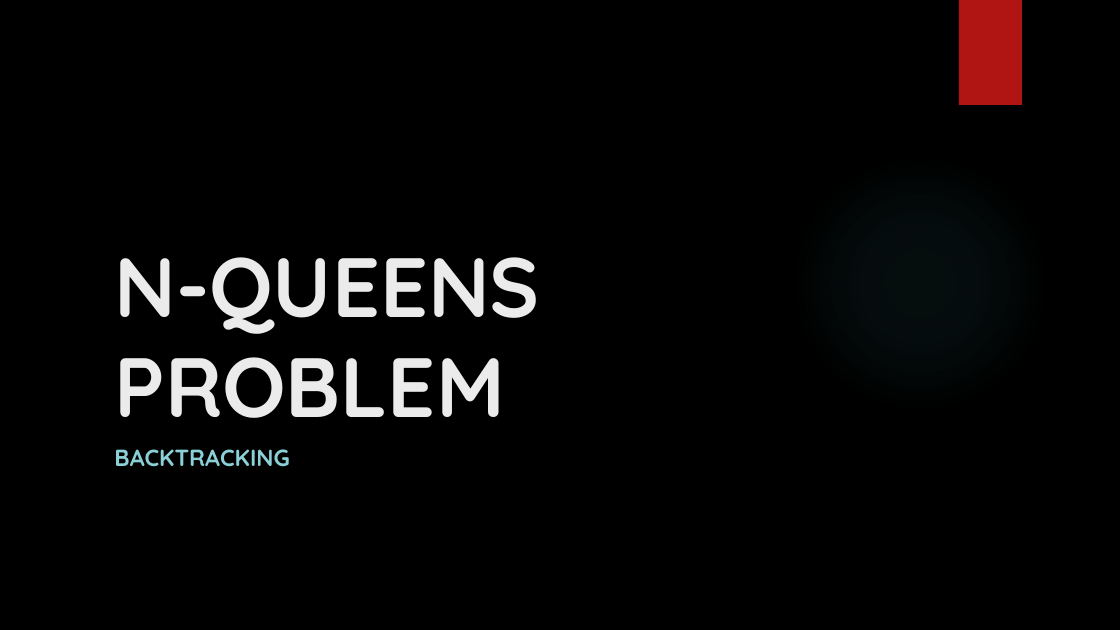
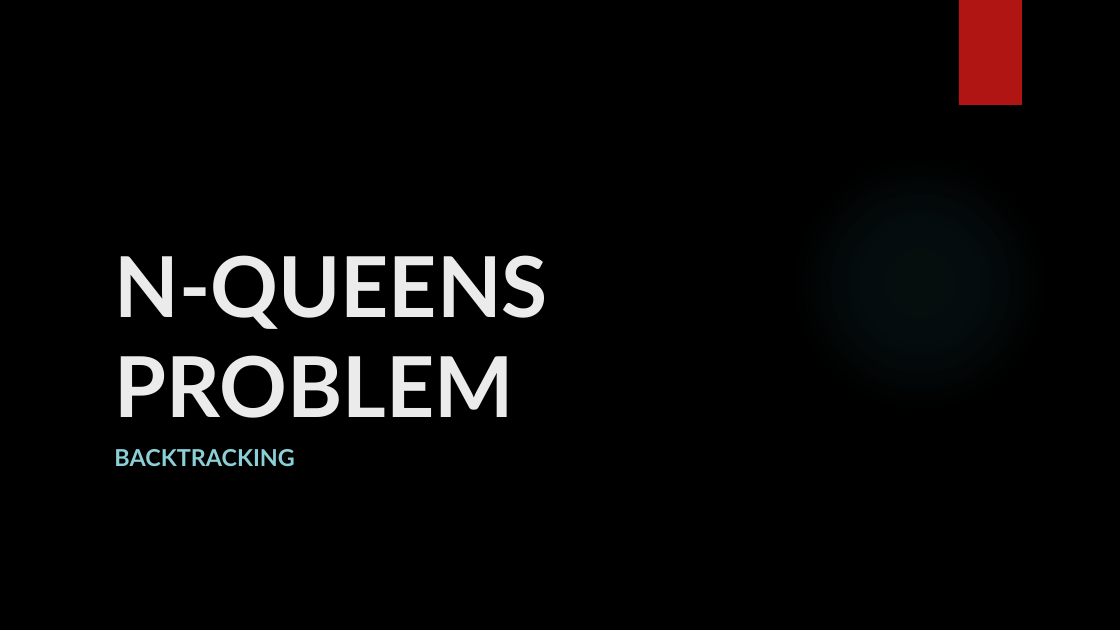
Before and after one commit to gnuhpc/All-About-SDE-Interview, a slide deck: slide 1 of src/main/java/org/gnuhpc/bigdata/algorithm/backtracking/queueproblem/nqueens.pptx. Drawn at 1120x630 pixels with LibreOffice and Linux fonts; fonts in the diff are those of the drawing; background and template pictures are left out. Boxes give left, top, right and bottom in pixels: in the first picture for what was removed or moved away, otherwise in the second. Text is boxed around its words. In the diff, an @@ line names an element or a change of style, - is before the commit and + after.

```diff
--- a/src/main/java/org/gnuhpc/bigdata/algorithm/backtracking/queueproblem/nqueens.pptx
+++ b/src/main/java/org/gnuhpc/bigdata/algorithm/backtracking/queueproblem/nqueens.pptx
@@ title "N-QUEENS PROBLEM" at [114, 255, 548, 418]: font Quicksand to Lato @@
@@ subtitle "BACKTRACKING" at [114, 449, 294, 466]: font Quicksand to Lato @@
```
Also in this commit, not shown: 9 other slides changed, 13 other files.
